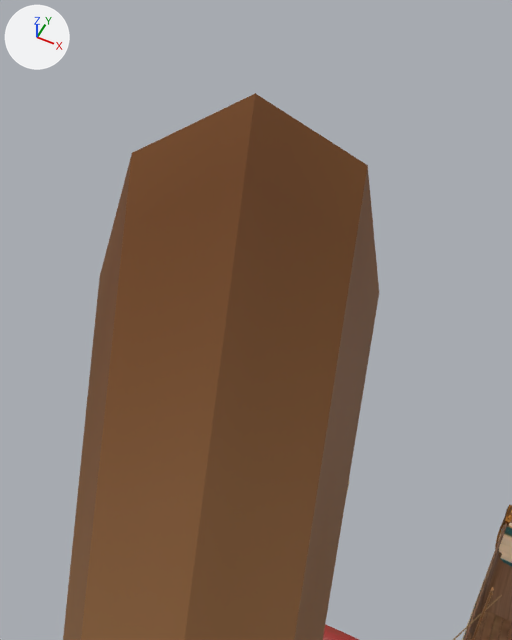
The glTF model assets/models/boats/jukung-mk.glb, before and after one commit.
One viewpoint serves both versions: a camera (50 mm lens) standing at (-1.4933, 0.6564, 10.6246) and looking at (-1.5352, 0.7401, 10.52). Every picture has the same lights, and +X, +Y and +Z are marked at upper left. The first picture is the older version. Mesh edges are drawn as thin lines on the coarser meshes. Where no turn or scale is listed for an object, it has been applied to the vertices.

Script lines for the objects in view, before the commit:
```python
me_cr_monkeyking_boat_lod0 = bpy.data.meshes.new('CR_MONKEYKING_BOAT_LOD0')
me_cr_monkeyking_boat_lod0.from_pydata(...)  # 9720 vertices, 19040 faces; spans x -3.0..3.0, y -6.37..6.37, z -5.34..5.34
me_cr_monkeyking_boat_lod0.materials.append(mat_m_cr_monkeyking_boat)
ob_cr_monkeyking_boat_lod0 = bpy.data.objects.new('CR_MONKEYKING_BOAT_LOD0', me_cr_monkeyking_boat_lod0)
ob_cr_monkeyking_boat_lod0.location = (0.0, 0.314, 5.2126)
```
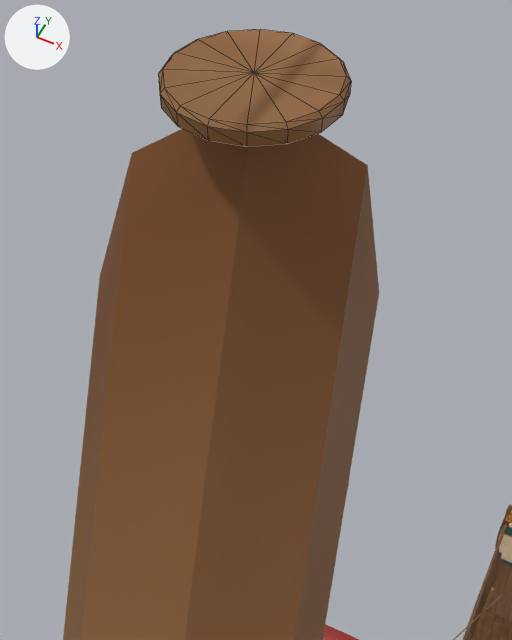
What changed in the scene script:
```text
Add me_mk_perch_lod0:
    me_mk_perch_lod0.from_pydata(...)  # 50 vertices, 96 faces; spans x -0.019..0.019, y -0.019..0.019, z -0.002..0.002
    me_mk_perch_lod0.materials.append(mat_m_cr_monkeyking_boat)
Add ob_mk_perch_lod0:
    ob_mk_perch_lod0 = bpy.data.objects.new('MK_perch_LOD0', me_mk_perch_lod0)
    ob_mk_perch_lod0.location = (-1.5511, 0.7713, 10.5513)
```

Changed parts and their boxes [x1, y1, x2, y2] in the pictures (512 x 640 px):
'MK_perch_LOD0', added (brown): after [158, 29, 351, 147]
